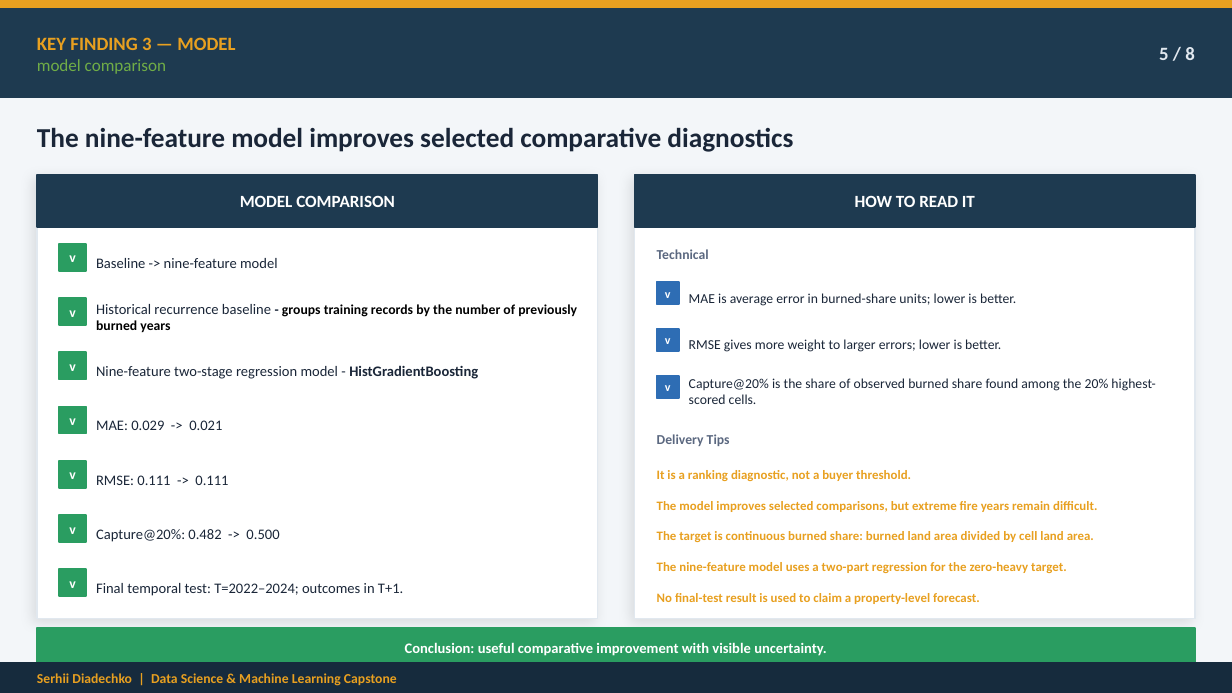
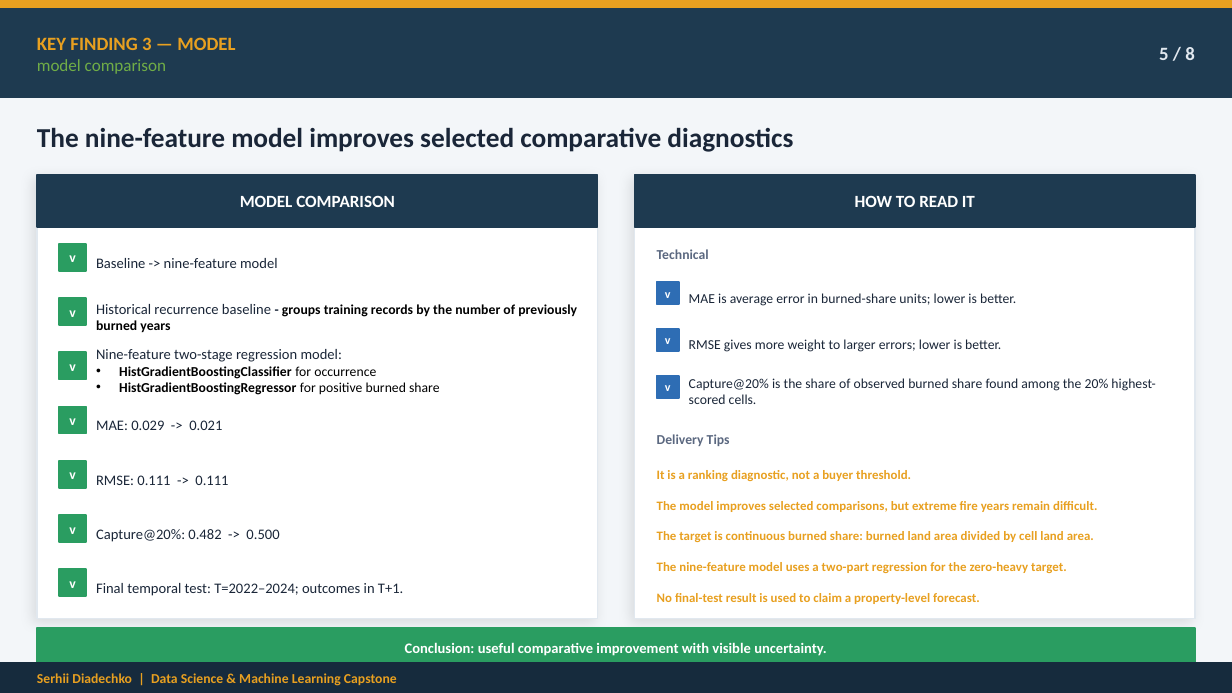
Before and after one commit to serhii-diadechko-git/wildfire_property_screening_portugal, a slide deck: slide 5 of reports/presentation/wildfire_exposure_screening_capstone_final.pptx. Drawn at 1232x693 pixels with LibreOffice and Linux fonts; fonts in the diff are those of the drawing. Boxes give left, top, right and bottom in pixels: in the first picture for what was removed or moved away, otherwise in the second. Text is boxed around its words. In the diff, an @@ line names an element or a change of style, - is before the commit and + after.

Commit message:
Promote Model V2 and align final-test reporting.

```diff
--- a/reports/presentation/wildfire_exposure_screening_capstone_final.pptx
+++ b/reports/presentation/wildfire_exposure_screening_capstone_final.pptx
@@ text at (96,349,440,395): text changed; size 8.5 to 8 pt; text colour #1A2638 to #000000 @@
-Nine-feature two-stage regression model - HistGradientBoosting
+Nine-feature two-stage regression model:
+• HistGradientBoostingClassifier for occurrence
+• HistGradientBoostingRegressor for positive burned share
```
Also in this commit, not shown: 35 other files.
